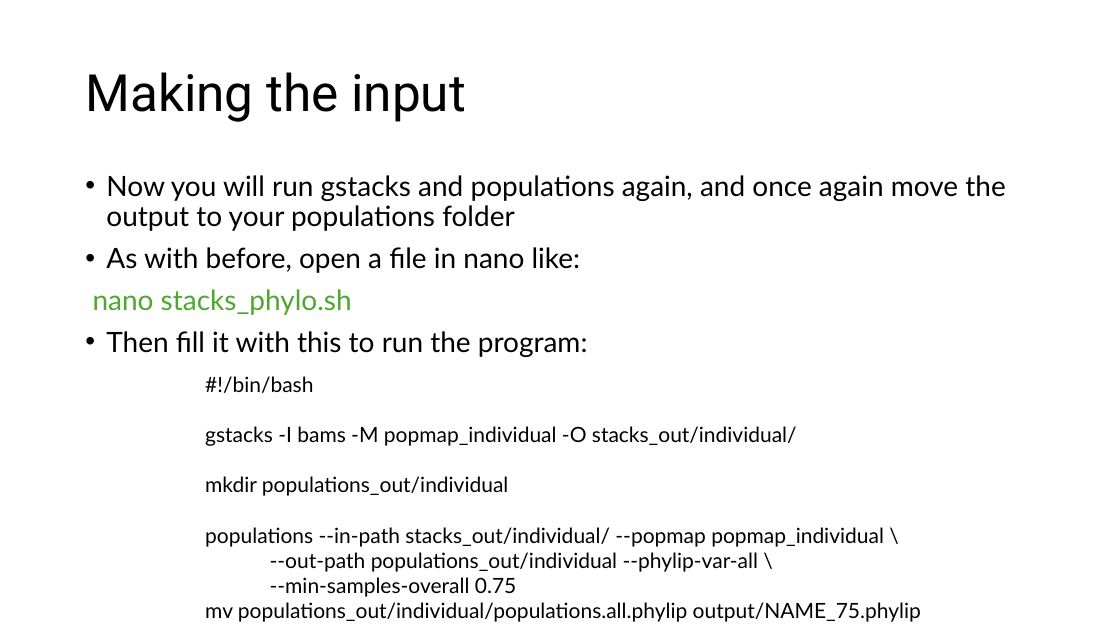
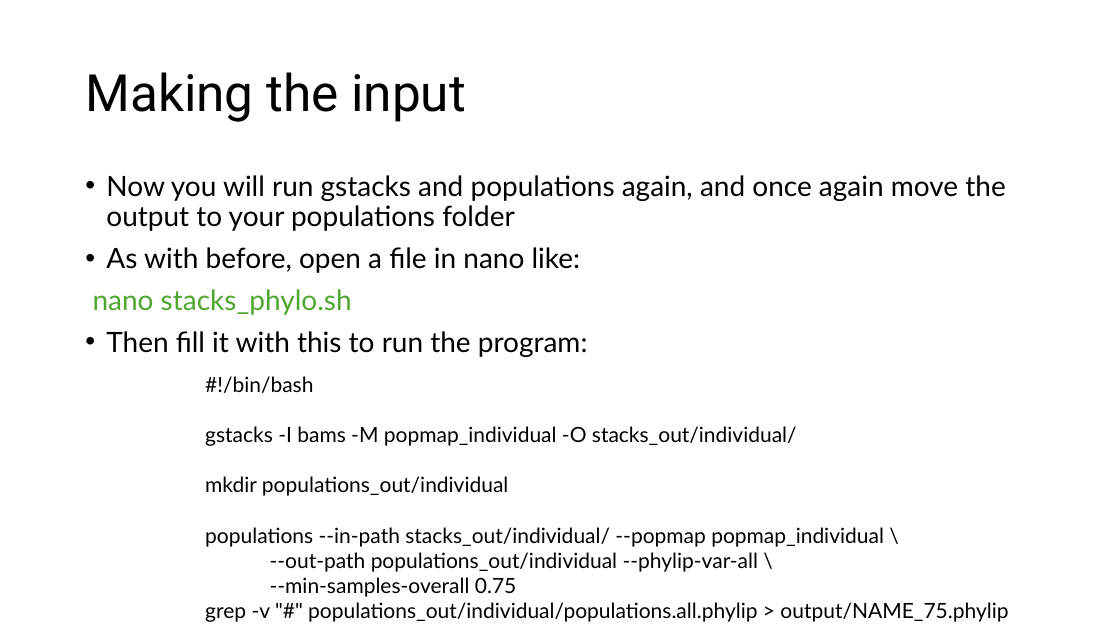
Before and after one commit to ethangyllenhaal/USP_RADSeq_2026, a slide deck: slide 4 of Part7_Phylogenetics/Part7_Phylogenetics.pptx. Drawn at 1120x630 pixels with LibreOffice and Linux fonts; fonts in the diff are those of the drawing. Boxes give left, top, right and bottom in pixels: in the first picture for what was removed or moved away, otherwise in the second. Text is boxed around its words. In the diff, an @@ line names an element or a change of style, - is before the commit and + after.

```diff
--- a/Part7_Phylogenetics/Part7_Phylogenetics.pptx
+++ b/Part7_Phylogenetics/Part7_Phylogenetics.pptx
@@ text at [205,602,1008,622]: text changed @@
-mv populations_out/individual/populations.all.phylip output/NAME_75.phylip
+grep -v "#" populations_out/individual/populations.all.phylip > output/NAME_75.phylip
```
Also in this commit, not shown: 2 other slides changed.
